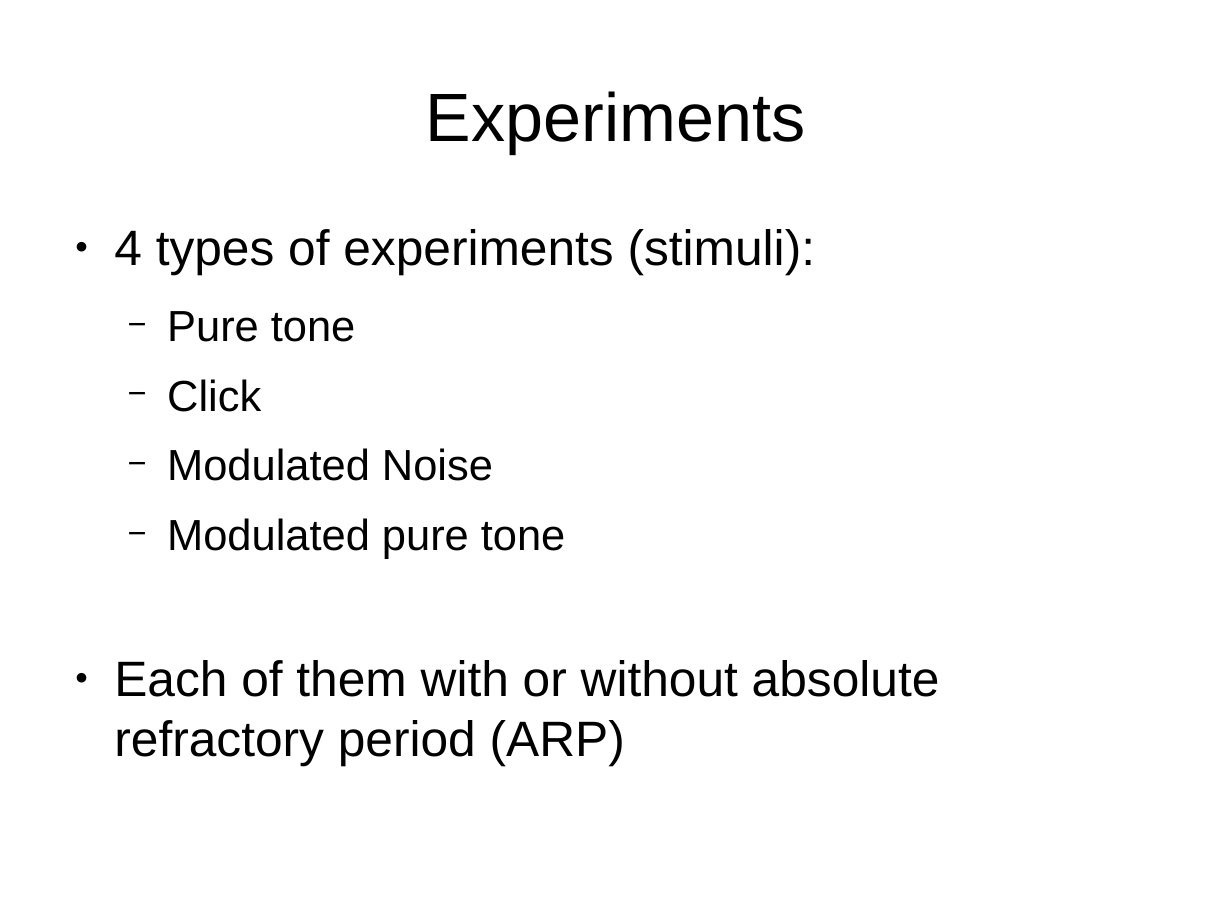
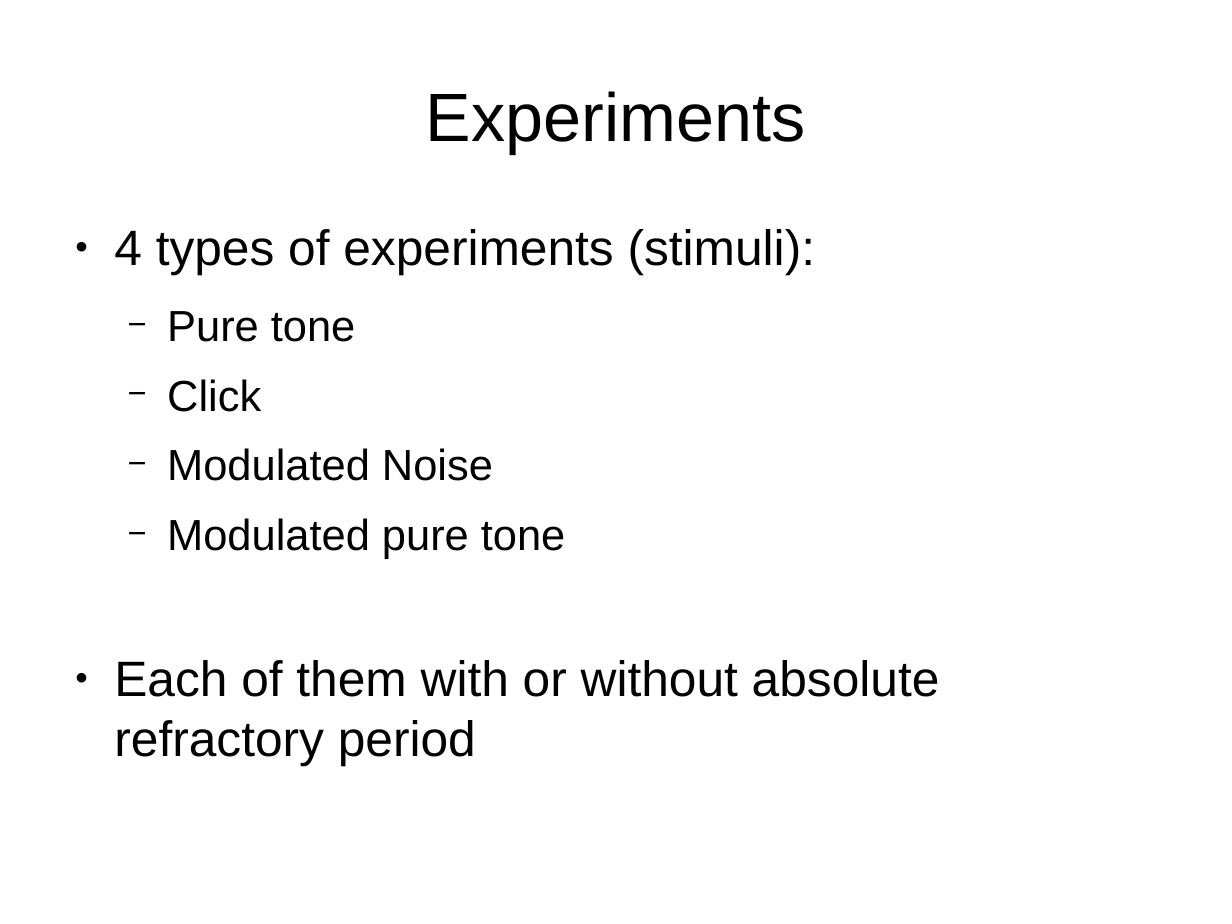
Before and after one commit to MaelleC/auditory-things, a slide deck: slide 10 of presentation/pres1.odp (slide 11 before the commit). Drawn at 1232x924 pixels with LibreOffice and Linux fonts; fonts in the diff are those of the drawing. Boxes give left, top, right and bottom in pixels: in the first picture for what was removed or moved away, otherwise in the second. Text is boxed around its words. In the diff, an @@ line names an element or a change of style, - is before the commit and + after.

```diff
--- a/presentation/pres1.odp
+++ b/presentation/pres1.odp
@@ text at (114, 660, 940, 765): text changed @@
-● Each of them with or without absolute refractory period (ARP)
+● Each of them with or without absolute refractory period
```
Also in this commit, not shown: 9 other slides changed, 1 slide removed, 8 other files.
